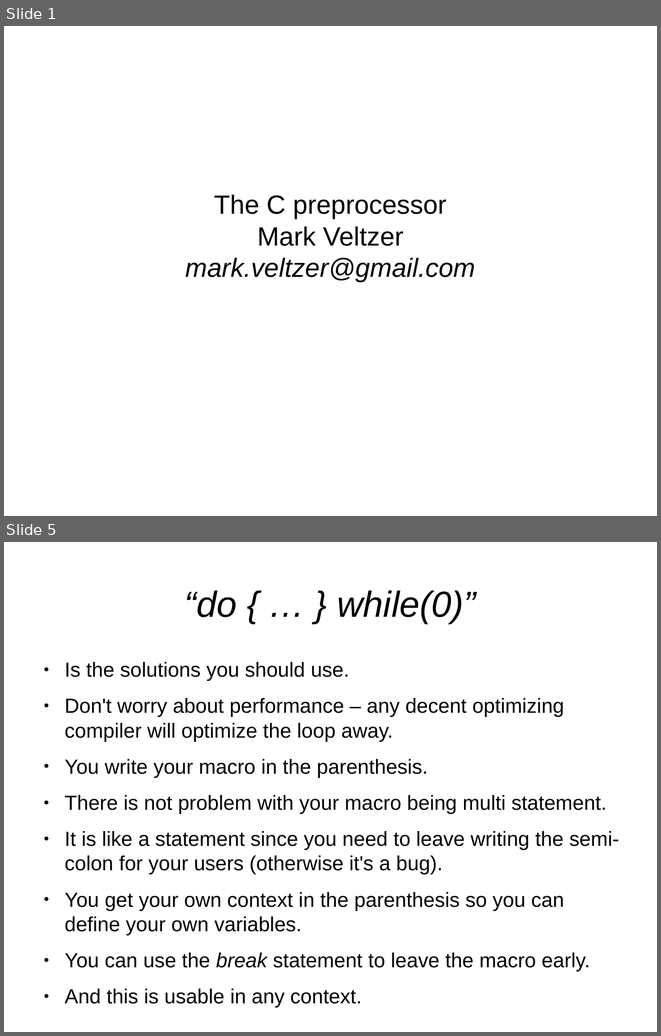
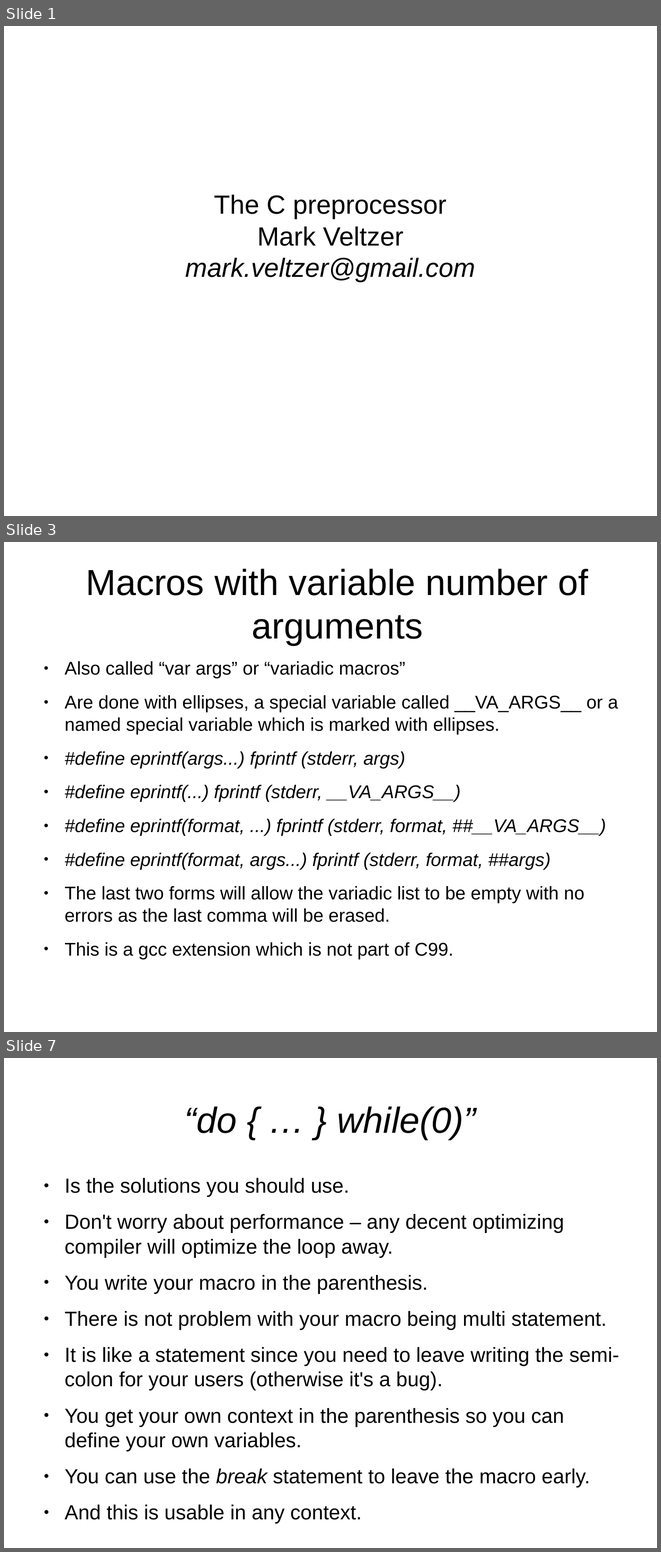
Before and after one commit to kalmuthu/slides, a slide deck: odp/c_pre_processor.odp. Shown one above the other, each under a label of ours: slides 1 and 5 before the commit, slides 1, 3 and 7 after it; the slides between them are not shown. The pictures are 661x1036 and 661x1552 pixels, drawn with LibreOffice and Linux fonts; fonts in the diff are those of the drawing. Boxes give left, top, right and bottom in pixels: in the first picture for what was removed or moved away, otherwise in the second. Text is boxed around its words. In the diff, an @@ line names an element or a change of style, - is before the commit and + after.

```diff
--- a/odp/c_pre_processor.odp
+++ b/odp/c_pre_processor.odp
@@ slide 3 added at (x1=4, y1=542, x2=657, y2=1032), background #FFFFFF @@
@@ title added at (x1=86, y1=568, x2=589, y2=645), 44 pt, text #000000 @@
+Macros with variable number of arguments
@@ text added at (x1=64, y1=661, x2=618, y2=959), 22.4 pt, text #000000 @@
+● Also called “var args” or “variadic macros”
+● Are done with ellipses, a special variable called __VA_ARGS__ or a named special variable which is marked with ellipses.
+● #define eprintf(args...) fprintf (stderr, args)
+● #define eprintf(...) fprintf (stderr, __VA_ARGS__)
+● #define eprintf(format, ...) fprintf (stderr, format, ##__VA_ARGS__)
+● #define eprintf(format, args...) fprintf (stderr, format, ##args)
+● The last two forms will allow the variadic list to be empty with no errors as the last comma will be erased.
+● This is a gcc extension which is not part of C99.
@@ what was slide 5 is now slide 7 @@
```
Also in this commit, not shown: 3 slides changed, 1 other slide added.
